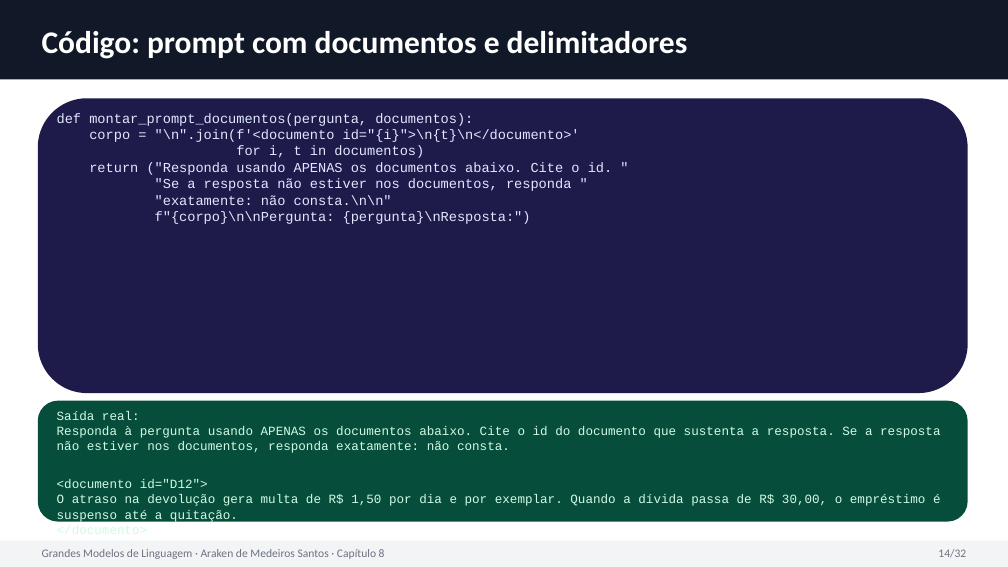
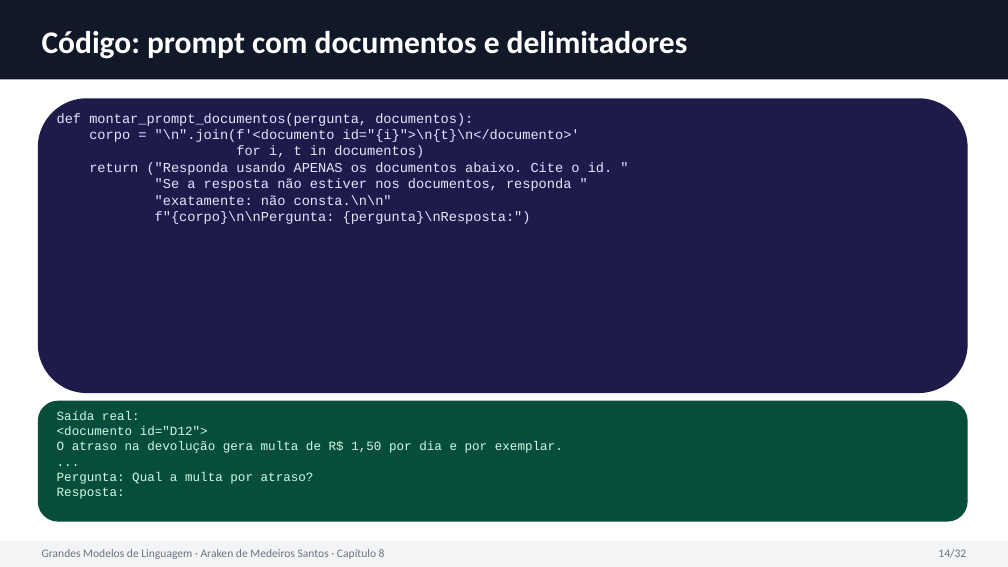
Before and after one commit to arakenmedeiros/claude, a slide deck: slide 14 of llm/slides/Cap08.pptx. Drawn at 1008x567 pixels with LibreOffice and Linux fonts; fonts in the diff are those of the drawing. Boxes give left, top, right and bottom in pixels: in the first picture for what was removed or moved away, otherwise in the second. Text is boxed around its words. In the diff, an @@ line names an element or a change of style, - is before the commit and + after.

```diff
--- a/llm/slides/Cap08.pptx
+++ b/llm/slides/Cap08.pptx
@@ text at [57,426,940,453]: paragraph removed @@
-Responda à pergunta usando APENAS os documentos abaixo. Cite o id do documento que sustenta a resposta. Se a resposta não estiver nos documentos, responda exatamente: não consta.
@@ text at [57,442,563,499]: text changed @@
-O atraso na devolução gera multa de R$ 1,50 por dia e por exemplar. Quando a dívida passa de R$ 30,00, o empréstimo é suspenso até a quitação.
-</documento>
+O atraso na devolução gera multa de R$ 1,50 por dia e por exemplar.
+...
+Pergunta: Qual a multa por atraso?
+Resposta:
```
Also in this commit, not shown: 5 other files.
